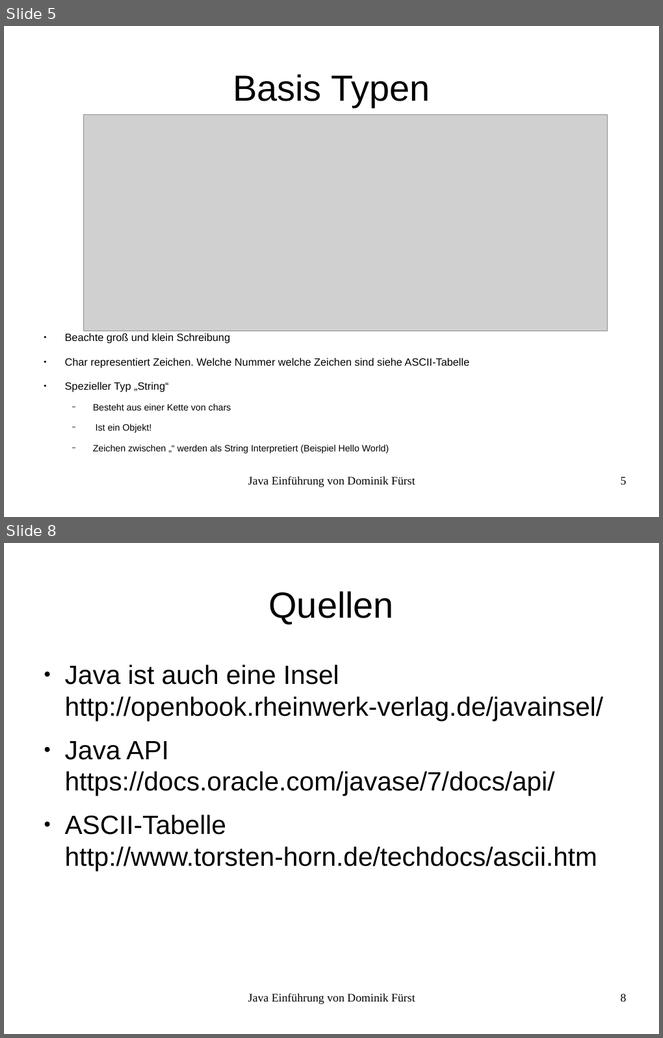
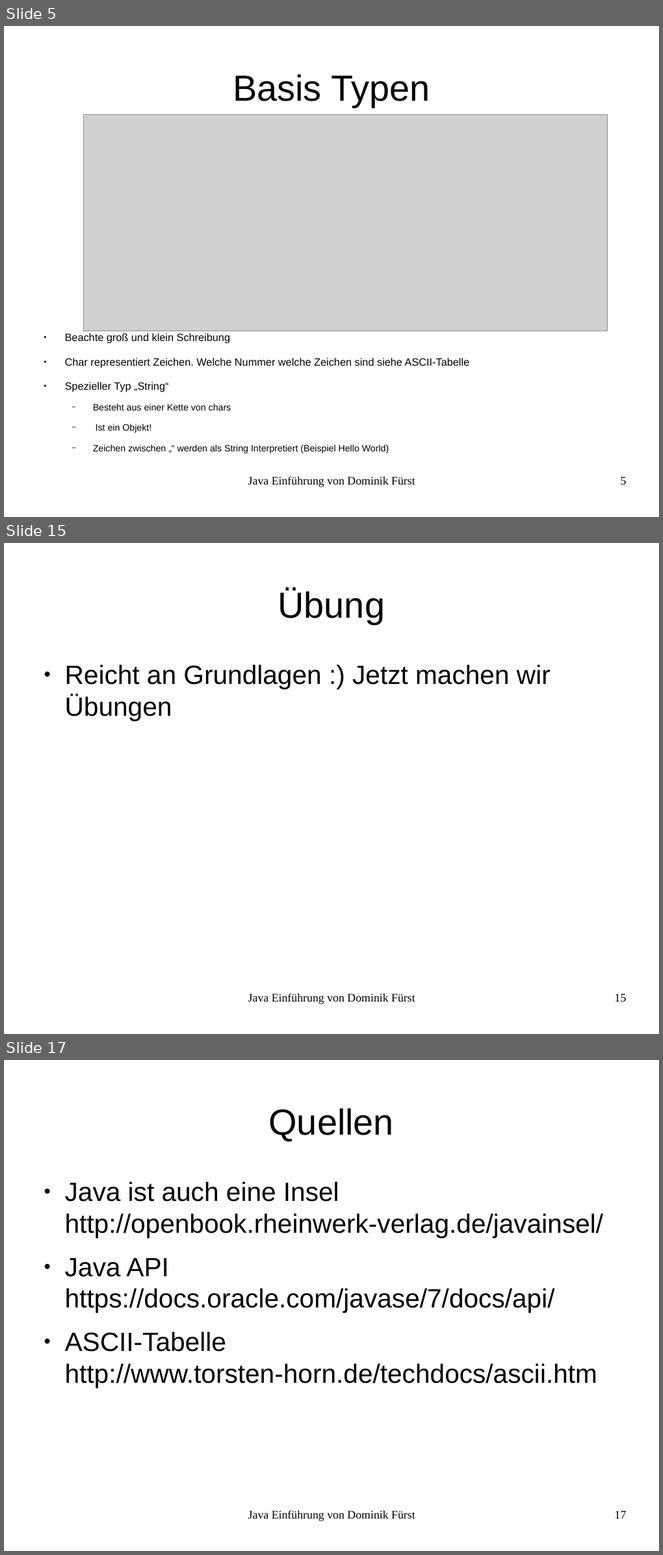
Before and after one commit to Trickels/JavaTutorial, a slide deck: LessonOne/Java_Präsentation.odp. Shown one above the other, each under a label of ours: slides 5 and 8 before the commit, slides 5, 15 and 17 after it; the slides between them are not shown. The pictures are 663x1038 and 663x1555 pixels, drawn with LibreOffice and Linux fonts; fonts in the diff are those of the drawing; grey boxes stand for pictures. Boxes give left, top, right and bottom in pixels: in the first picture for what was removed or moved away, otherwise in the second. Text is boxed around its words. In the diff, an @@ line names an element or a change of style, - is before the commit and + after.

```diff
--- a/LessonOne/Java_Präsentation.odp
+++ b/LessonOne/Java_Präsentation.odp
@@ slide 15 added at (x1=4, y1=543, x2=659, y2=1034), background #FFFFFF @@
@@ title added at (x1=278, y1=589, x2=386, y2=624), 44 pt, text #000000 @@
+Übung
@@ text added at (x1=65, y1=665, x2=551, y2=721), 32 pt, text #000000 @@
+● Reicht an Grundlagen :) Jetzt machen wir Übungen
@@ text added at (x1=248, y1=993, x2=415, y2=1005), 14 pt, text #000000 @@
+Java Einführung von Dominik Fürst
@@ page number added at (x1=615, y1=994, x2=627, y2=1002), 14 pt, text #000000 @@
+15
@@ what was slide 8 is now slide 17 @@
@@ page number at (x1=615, y1=1511, x2=627, y2=1519): text changed @@
-8
+17
```
Also in this commit, not shown: 3 slides changed, 8 other slides added, 6 other files.
